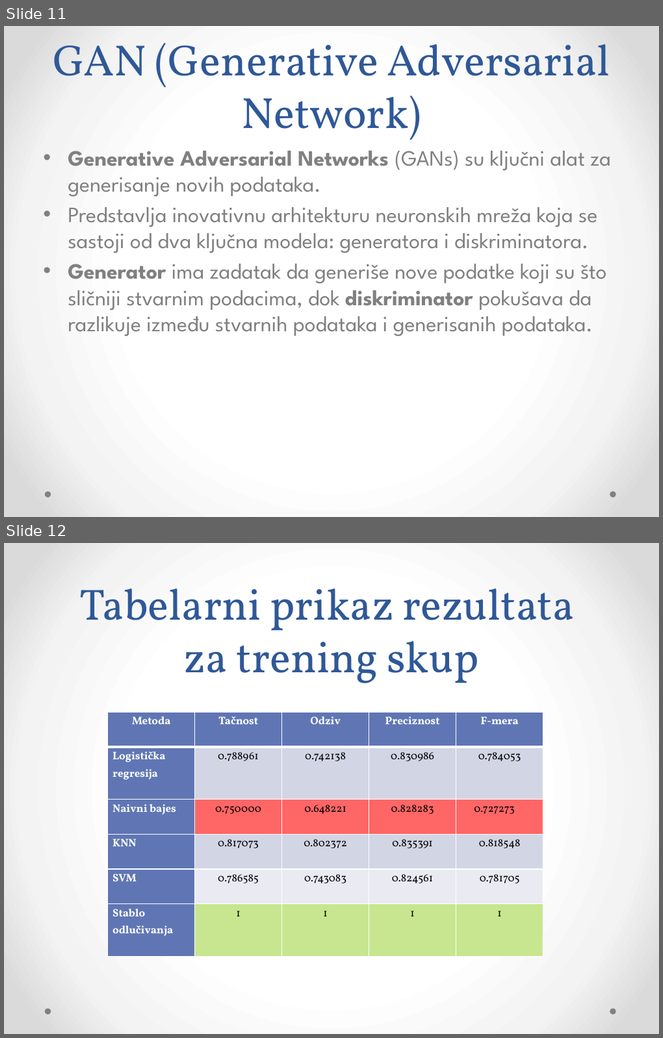
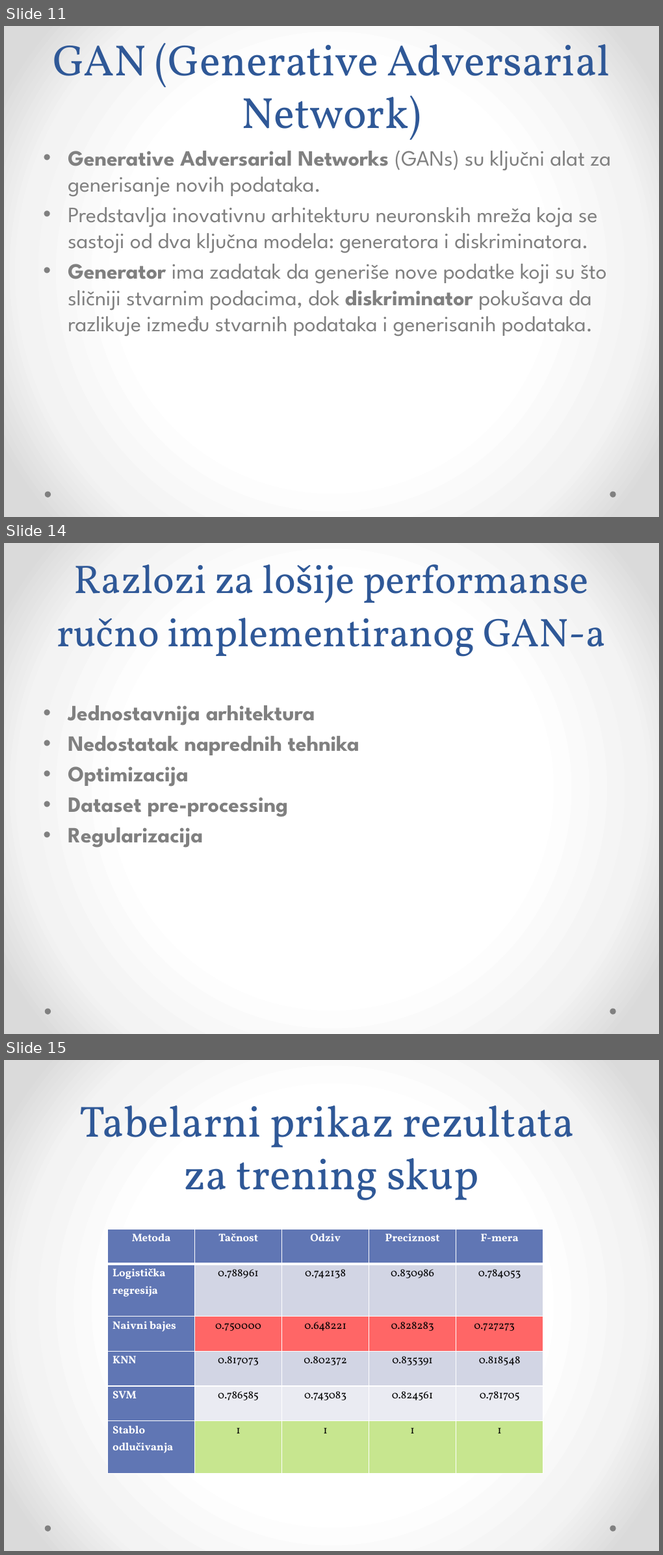
Before and after one commit to halidak/machine_learning_project, a slide deck: documentation/GenerativnaVeštačkaInteligencija.pptx. Shown one above the other, each under a label of ours: slides 11 and 12 before the commit, slides 11, 14 and 15 after it; the slides between them are not shown. The pictures are 663x1038 and 663x1555 pixels, drawn with LibreOffice and Linux fonts; fonts in the diff are those of the drawing. Boxes give left, top, right and bottom in pixels: in the first picture for what was removed or moved away, otherwise in the second. Text is boxed around its words. In the diff, an @@ line names an element or a change of style, - is before the commit and + after.

```diff
--- a/documentation/GenerativnaVeštačkaInteligencija.pptx
+++ b/documentation/GenerativnaVeštačkaInteligencija.pptx
@@ slide 14 added at box(4, 543, 659, 1034), background gradient #FFFFFF to #F4F4F4 to #DADADA; not listed: 2 template elements that a slide beside it also shows @@
@@ title added at box(57, 564, 606, 657), 44 pt, text #2F5897 @@
+Razlozi za lošije performanse ručno implementiranog GAN-a
@@ text added at box(68, 705, 360, 848), 24 pt, text #808080, bold @@
+• Jednostavnija arhitektura
+• Nedostatak naprednih tehnika
+• Optimizacija
+• Dataset pre-processing
+• Regularizacija
@@ what was slide 12 is now slide 15 @@
```
Also in this commit, not shown: 2 other slides added, 1 other file.
